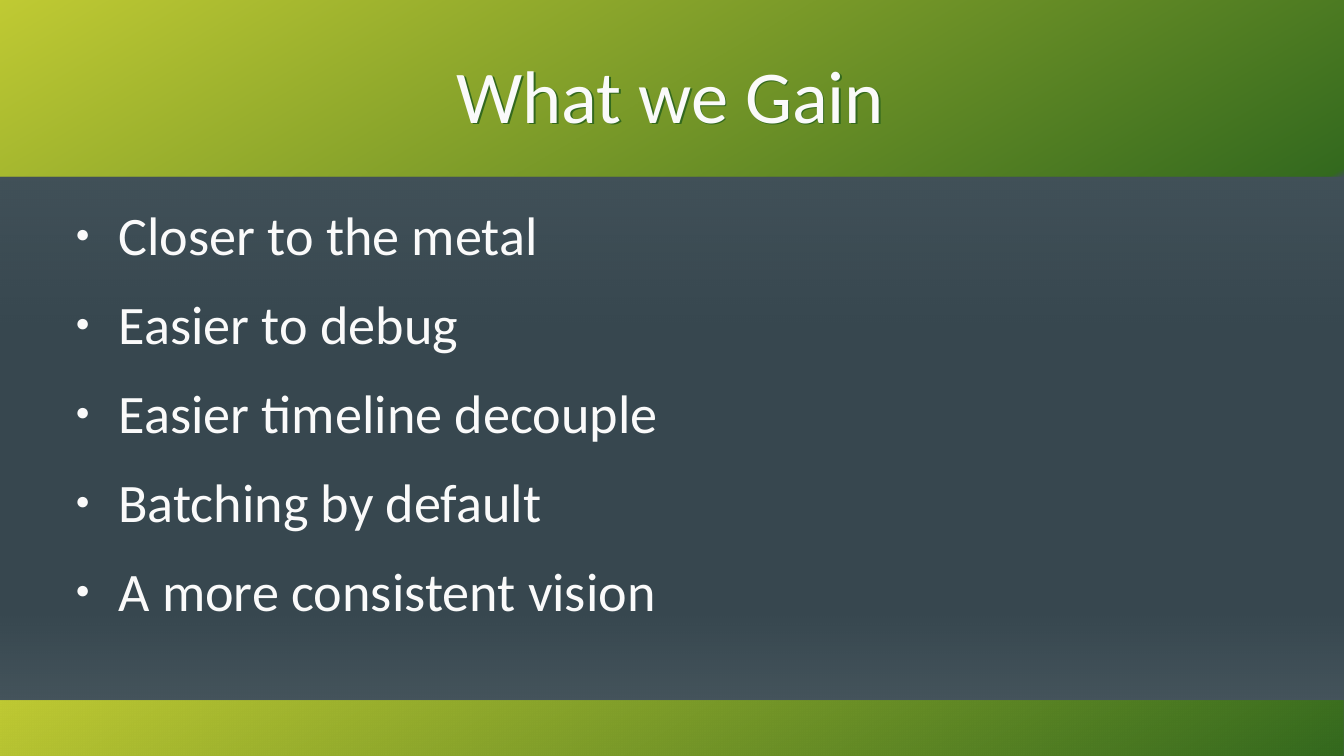
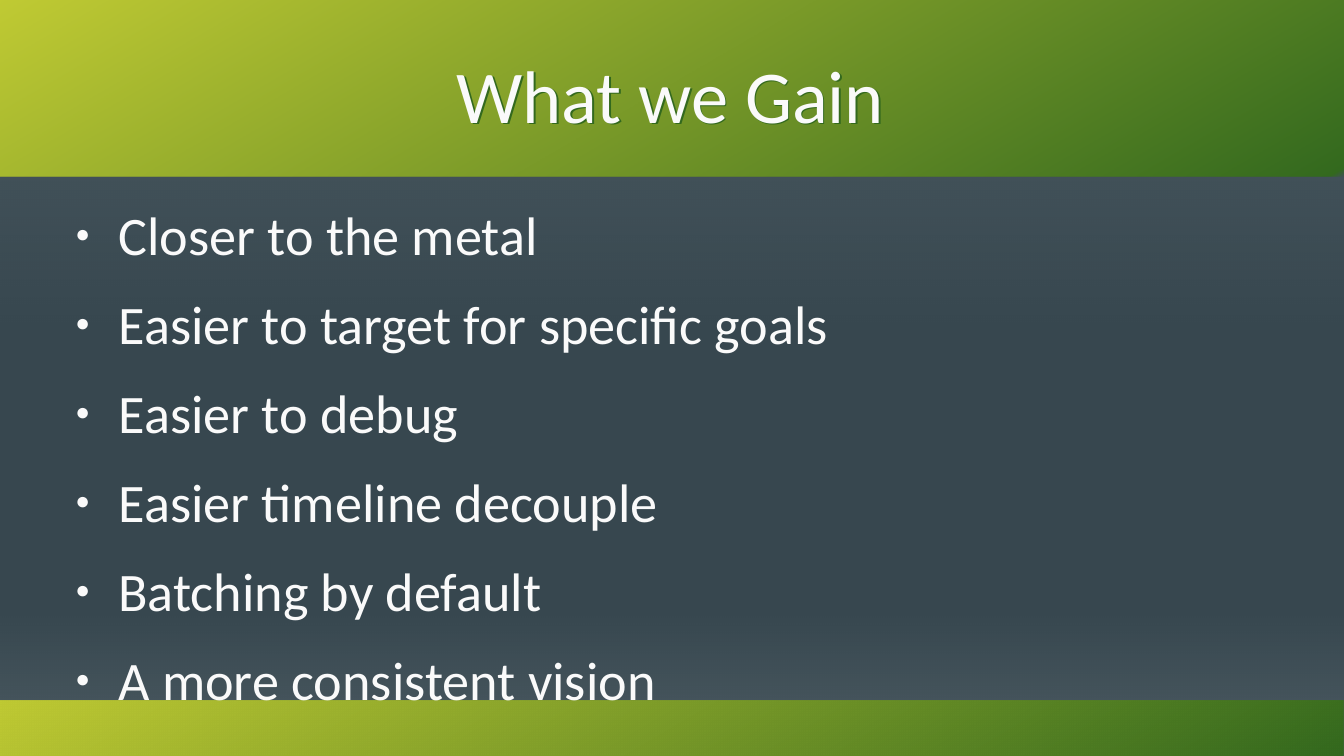
Before and after one commit to KenzieMac130/CitrusToolbox, a slide deck: slide 54 of docs/MovingToGpuDrivenRendering.odp (slide 27 before the commit). Drawn at 1344x756 pixels with LibreOffice and Linux fonts; fonts in the diff are those of the drawing. Boxes give left, top, right and bottom in pixels: in the first picture for what was removed or moved away, otherwise in the second. Text is boxed around its words. In the diff, an @@ line names an element or a change of style, - is before the commit and + after.

```diff
--- a/docs/MovingToGpuDrivenRendering.odp
+++ b/docs/MovingToGpuDrivenRendering.odp
@@ text at (119, 306, 828, 354): paragraph added @@
+● Easier to target for specific goals
```
Also in this commit, not shown: 11 other slides changed, 32 slides added, 5 slides removed.
